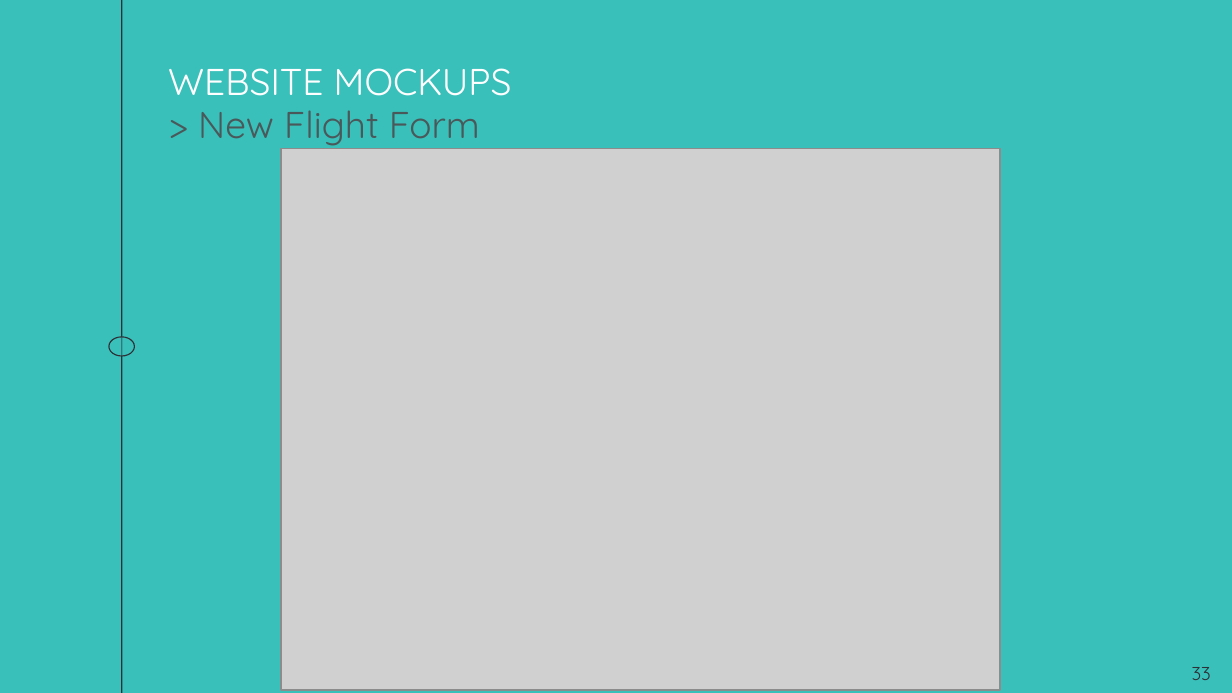
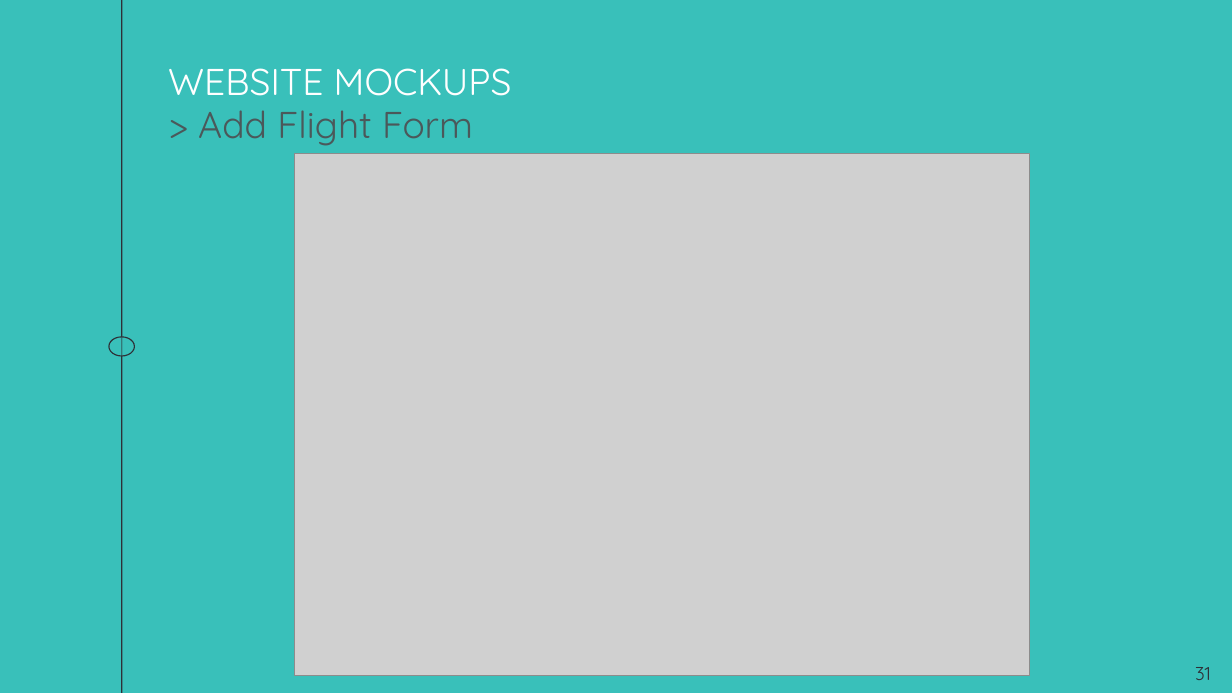
Before and after one commit to andressito/ProjetGLA2019, a slide deck: slide 31 of Projet/Rapport/TD4_GL_G1.odp (slide 33 before the commit). Drawn at 1232x693 pixels with LibreOffice and Linux fonts; fonts in the diff are those of the drawing; grey boxes stand for pictures. Boxes give left, top, right and bottom in pixels: in the first picture for what was removed or moved away, otherwise in the second. Text is boxed around its words. In the diff, an @@ line names an element or a change of style, - is before the commit and + after.

```diff
--- a/Projet/Rapport/TD4_GL_G1.odp
+++ b/Projet/Rapport/TD4_GL_G1.odp
@@ title at (x1=198, y1=110, x2=473, y2=146): text changed @@
-> New Flight Form
+> Add Flight Form
@@ picture resized from (x1=281, y1=149, x2=999, y2=691) to (x1=295, y1=153, x2=1031, y2=676) @@
@@ page number at (x1=1195, y1=667, x2=1211, y2=680): text changed @@
-33
+31
```
Also in this commit, not shown: 1 other slide changed, 10 slides added, 2 other files.
